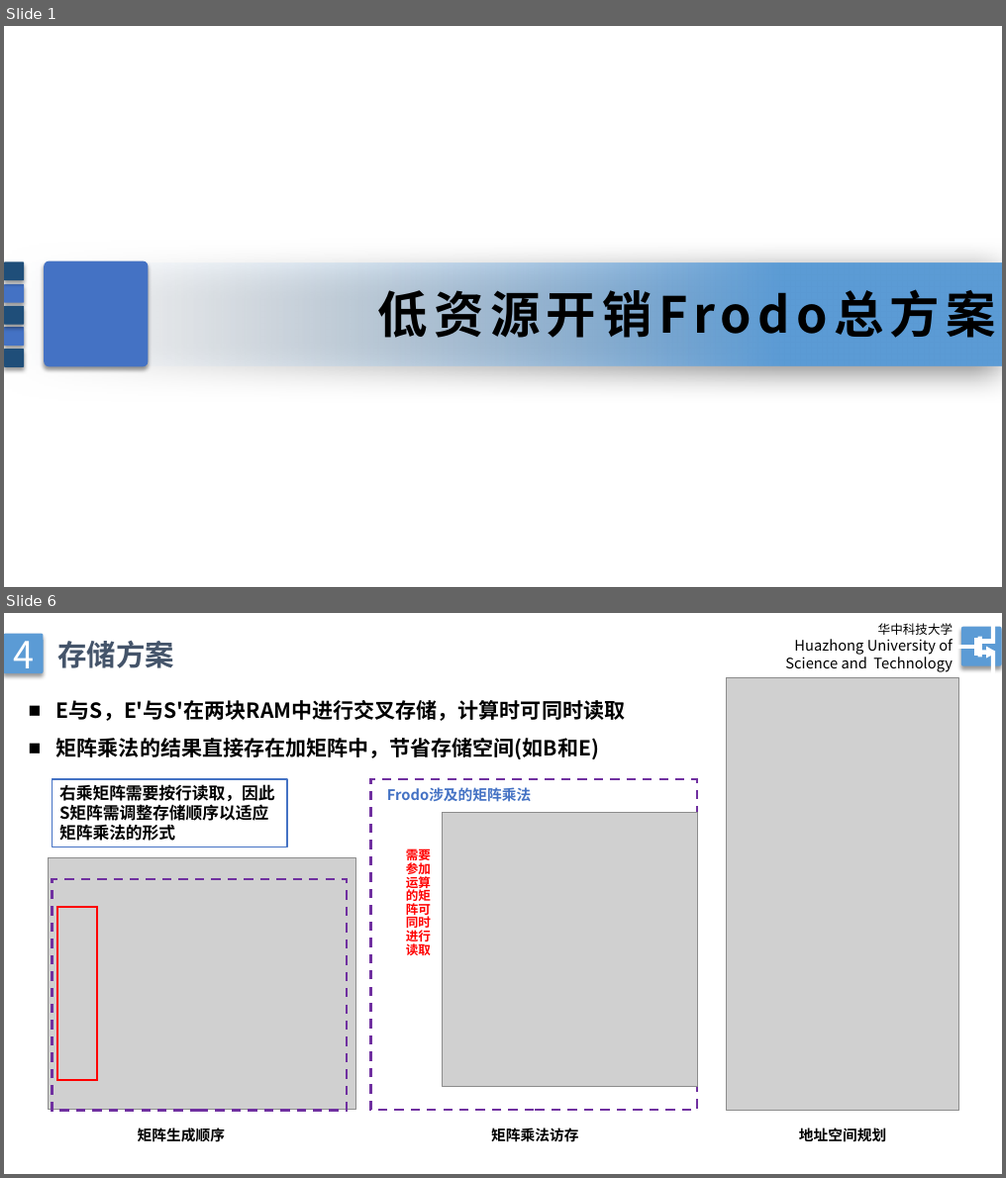
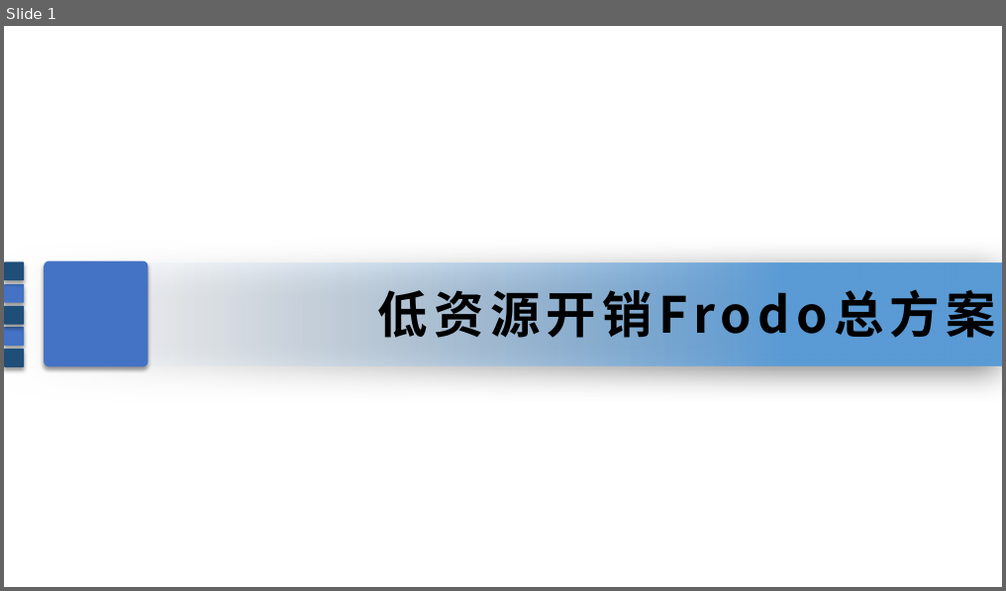
Before and after one commit to Low-Runahead-Frodo/Frodo, a slide deck: doc/5月汇报.pptx. Shown one above the other, each under a label of ours: slides 1 and 6 before the commit, slide 1 after it; the slides between them are not shown. The pictures are 1006x1178 and 1006x591 pixels, drawn with LibreOffice and Linux fonts; fonts in the diff are those of the drawing; grey boxes stand for pictures. Boxes give left, top, right and bottom in pixels: in the first picture for what was removed or moved away, otherwise in the second. Text is boxed around its words. In the diff, an @@ line names an element or a change of style, - is before the commit and + after.

```diff
--- a/doc/5月汇报.pptx
+++ b/doc/5月汇报.pptx
@@ slide 6 removed at <box>4,613,1002,1174</box>, background #FFFFFF @@
@@ rounded rectangle removed at <box>4,633,43,673</box> @@
-4
@@ text removed at <box>58,641,174,668</box> @@
-存储方案
@@ text removed at <box>785,623,953,672</box> @@
-华中科技大学
-Huazhong University of
-Science and Technology
@@ freeform shape removed at <box>959,620,994,672</box> @@
@@ rounded rectangle removed at <box>961,627,1002,666</box> @@
@@ text removed at <box>56,700,625,760</box> @@
-■ E与S，E'与S'在两块RAM中进行交叉存储，计算时可同时读取
-■ 矩阵乘法的结果直接存在加矩阵中，节省存储空间(如B和E)
@@ picture removed at <box>727,677,959,1111</box> @@
@@ rectangle removed at <box>52,779,287,848</box> @@
-右乘矩阵需要按行读取，因此S矩阵需调整存储顺序以适应矩阵乘法的形式
@@ group removed at <box>371,779,697,1110</box>: 2 texts, 1 rectangle, 1 picture @@
-Frodo涉及的矩阵乘法
-需要参加运算的矩阵可同时进行读取
@@ picture removed at <box>48,859,355,1110</box> @@
@@ rectangle removed at <box>52,879,347,1111</box> @@
@@ rectangle removed at <box>57,907,98,1080</box> @@
@@ text removed at <box>138,1128,225,1143</box> @@
-矩阵生成顺序
@@ text removed at <box>491,1128,578,1143</box> @@
-矩阵乘法访存
@@ text removed at <box>799,1128,886,1143</box> @@
-地址空间规划
```
Also in this commit, not shown: 2 slides changed, 2 slides added, 5 other slides removed, 46 other files.
